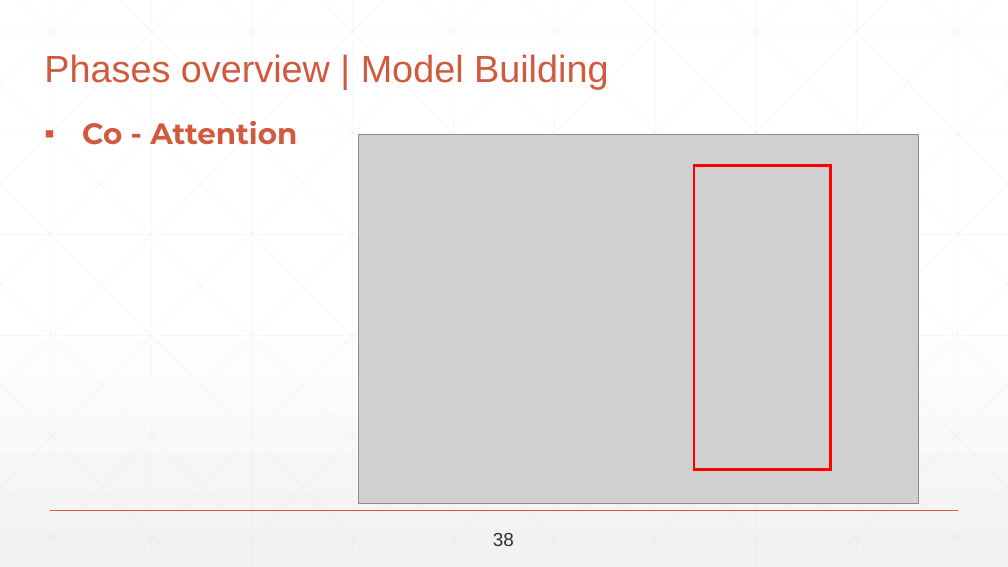
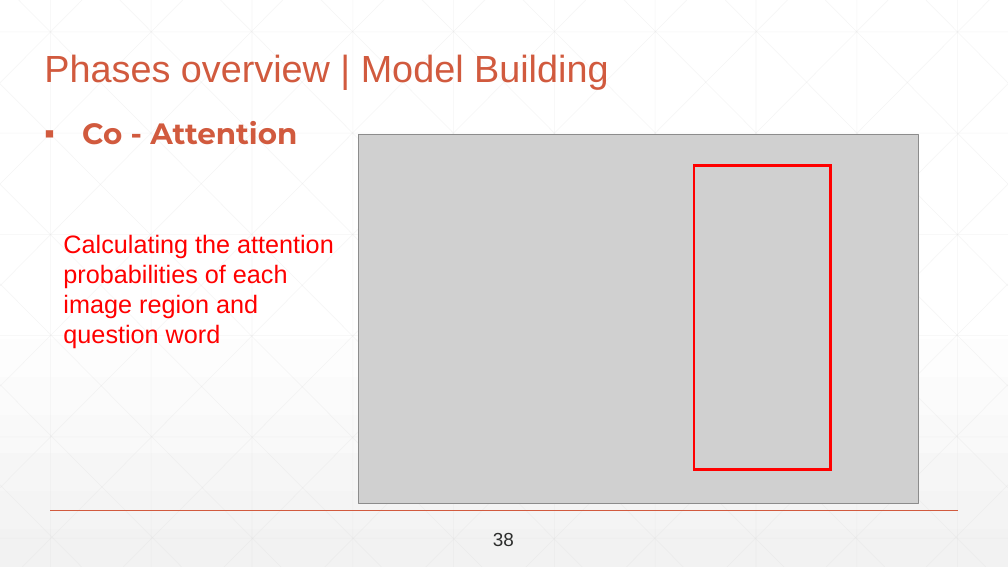
Before and after one commit to abdallahshaaban/Visual-Question-Answering, a slide deck: slide 56 of Seminars + Proposal + Documentation/Final Seminar/Visual-QA-Final-Seminar-2017.pptx. Drawn at 1008x567 pixels with LibreOffice and Linux fonts; fonts in the diff are those of the drawing; grey boxes stand for pictures. Boxes give left, top, right and bottom in pixels: in the first picture for what was removed or moved away, otherwise in the second. Text is boxed around its words. In the diff, an @@ line names an element or a change of style, - is before the commit and + after.

```diff
--- a/Seminars + Proposal + Documentation/Final Seminar/Visual-QA-Final-Seminar-2017.pptx
+++ b/Seminars + Proposal + Documentation/Final Seminar/Visual-QA-Final-Seminar-2017.pptx
@@ text added at [63, 234, 334, 349], 24 pt, text #FF0000 @@
+Calculating the attention probabilities of each image region and question word
```
Also in this commit, not shown: 2 other slides changed.
